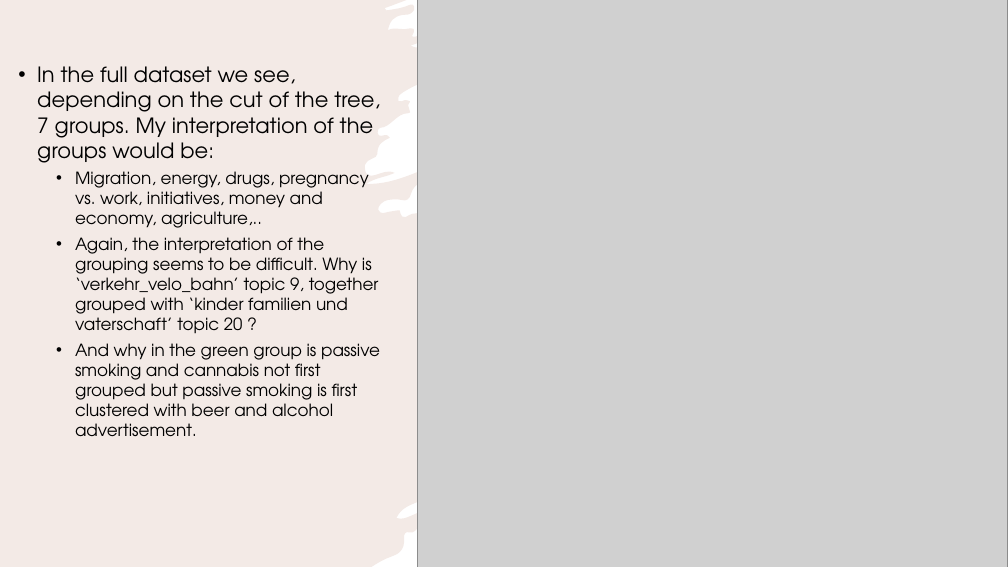
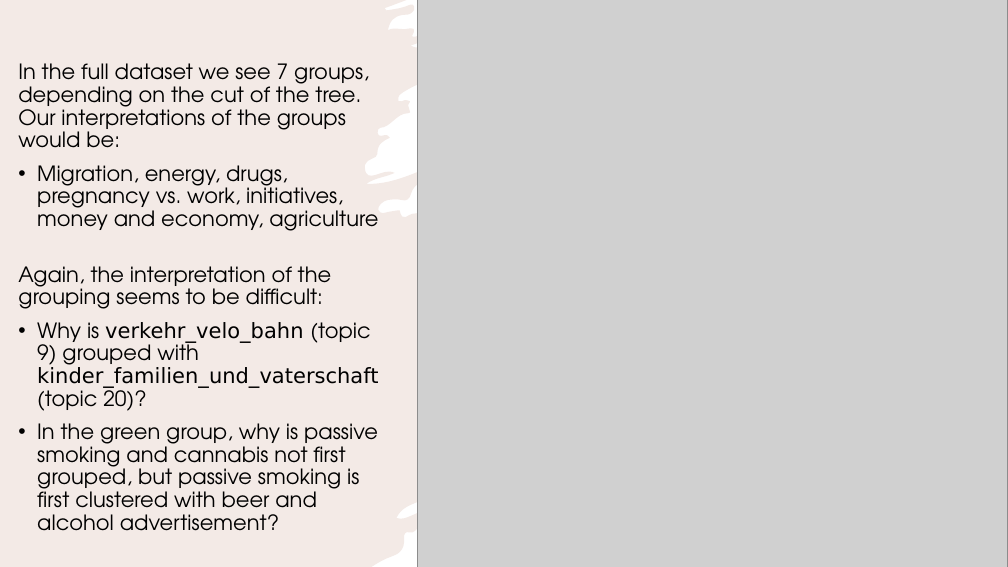
Before and after one commit to rfahrn/Exercise_3, a slide deck: slide 10 of Report – Key Findings.pptx. Drawn at 1008x567 pixels with LibreOffice and Linux fonts; fonts in the diff are those of the drawing; grey boxes stand for pictures. Boxes give left, top, right and bottom in pixels: in the first picture for what was removed or moved away, otherwise in the second. Text is boxed around its words. In the diff, an @@ line names an element or a change of style, - is before the commit and + after.

```diff
--- a/Report – Key Findings.pptx
+++ b/Report – Key Findings.pptx
@@ text at [18, 63, 378, 531]: text changed; size 16 to 20 pt @@
-• In the full dataset we see, depending on the cut of the tree, 7 groups. My interpretation of the groups would be:
-  • Migration, energy, drugs, pregnancy vs. work, initiatives, money and economy, agriculture,..
-  • Again, the interpretation of the grouping seems to be difficult. Why is ‘verkehr_velo_bahn’ topic 9, together grouped with ‘kinder familien und vaterschaft’ topic 20 ?
-  • And why in the green group is passive smoking and cannabis not first grouped but passive smoking is first clustered with beer and alcohol advertisement.
+In the full dataset we see 7 groups, depending on the cut of the tree. Our interpretations of the groups would be:
+• Migration, energy, drugs, pregnancy vs. work, initiatives, money and economy, agriculture
+Again, the interpretation of the grouping seems to be difficult:
+• Why is verkehr_velo_bahn (topic 9) grouped with kinder_familien_und_vaterschaft (topic 20)?
+• In the green group, why is passive smoking and cannabis not first grouped, but passive smoking is first clustered with beer and alcohol advertisement?
```
Also in this commit, not shown: 10 other slides changed, 1 other file.
